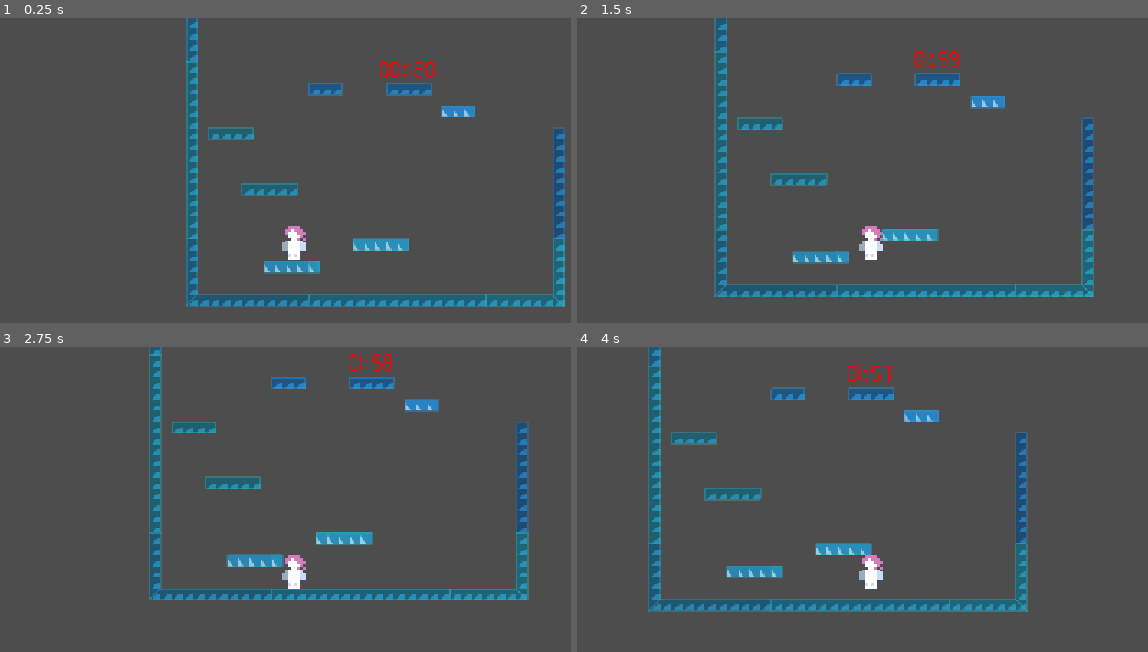
Above: before the commit, frames 1-4 (two rows, left to right).
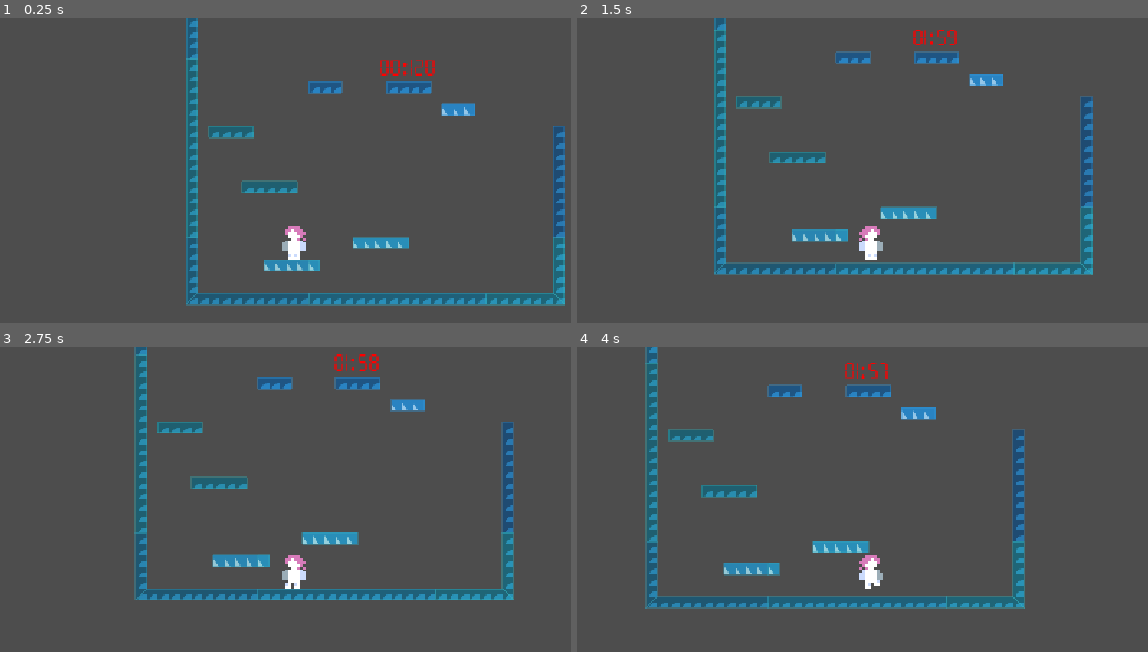
Above: after the commit, the same moments.

Repository: rings-of-saturn/GMTKJam26-Game
Game: Godot game, scene res://scenes/main.tscn
The game is run twice, just before and just after one commit, with the same random seed, the same clock (stepped at 60 frames per second) and the same inputs. The engine's default icon, where the game draws it, is replaced by a stand-in: a white triangle on a blue panel in a dark square.
Inputs:
- Up to frame 1 (0.25 s): no input
- Up to frame 2 (1.5 s): hold Right (player_right) from 0.53 s (still down); tap Space (player_jump) at 0.77 s
- Up to frame 3 (2.75 s): tap Space (player_jump) at 1.52 s; release Right (player_right) at 2.03 s; hold Left (player_left) from 2.03 s (still down)
- Up to frame 4 (4 s): release Left (player_left) at 2.78 s; hold Right (player_right) from 2.78 s (still down); tap Space (player_jump) at 3.02, 3.77 s

The runs differ from the first frame. In frame 1, 3.7% of the frame differs, in the area x 32-99%, y 0-95%; in frame 2, 12%, in the area x 23-91%, y 0-92%; in frame 3, 9.2%; in frame 4, 8.0%.

Commit message:
added in player sprite animations

Diff:
--- a/scenes/player.tscn
+++ b/scenes/player.tscn
@@ -92,13 +92,6 @@
 
 [node name="Player" type="CharacterBody2D" unique_id=465695460]
 script = ExtResource("1_onrkg")
-JUMP_VELOCITY = 2000
-JUMP_HOLD_VELOCITY = 240
-GRAVITY = 400
-DOWN_PRESS_MULT = 0.05
-FALL_TIME_MULT = 8
-FALL_TIME_MAX = 6
-WALK_TIME_MAX = 2.0
 metadata/_edit_group_ = true
 
 [node name="Camera2D" type="Camera2D" parent="." unique_id=1538076048]
@@ -109,5 +102,5 @@
 [node name="AnimatedSprite2D" type="AnimatedSprite2D" parent="." unique_id=357497187]
 texture_filter = 1
 sprite_frames = SubResource("SpriteFrames_enspi")
-animation = &"walk"
-frame_progress = 0.44248343
+animation = &"idle"
+autoplay = "idle"
--- a/scripts/player.gd
+++ b/scripts/player.gd
@@ -45,13 +45,12 @@
 # Friction on ground while ducking. If we include ducking idk
 @export var DUCK_FRICTION = 500.0
 
-
 var jump_grace_timer = 0.0
 var var_jump_timer= 0.0
 var var_jump_speed = 0.0
 var max_fall_current = MAX_FALL
 var was_on_ground = false
-
+@onready var sprite: AnimatedSprite2D = $AnimatedSprite2D
 
 func _physics_process(delta) -> void:
 	# timers
@@ -104,6 +103,16 @@
 
 	move_and_slide()
 
+	#player direction(sprite)
+	if(direction == 1):
+		sprite.flip_h = true
+	elif(direction == -1):
+		sprite.flip_h = false
+	if(direction):
+		sprite.animation = "walk"
+	else:
+		sprite.animation = "idle"
+
 
 func _jump() -> void:
 	jump_grace_timer = 0.0
